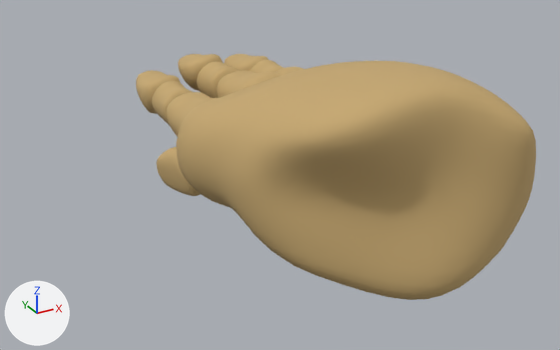
An edit to the OBJ model human_ARM/parts/hand.obj, drawn before and after from the same camera.
One viewpoint serves both versions: a 50 mm lens placed at (-5.42, -5.77, 3.95), pointed at (-0.62, 2.97, -0.42). The axes (+X, +Y, +Z) are drawn at lower left. The lights are the same throughout. Where no turn or scale is listed for an object, it has been applied to the vertices.

The first picture shows 'hand'.
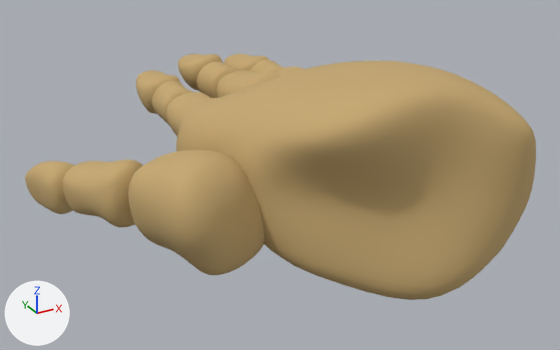
The newer file is also turned or shifted as a whole; pictures and numbers use the older file's frame.

Where the change shows, as pixel boxes (x1, y1, x2, y2) in the pictures (560 x 350 px; the box of a moved part takes in the faces that stretch with it):
'hand', reshaped (28% wider): before (136, 54, 536, 300); after (25, 54, 536, 300)
part 1 of me_hand, moved or reshaped (not visible before): after (128, 150, 265, 275)
part 2 of me_hand, moved or reshaped (not visible before): after (63, 160, 143, 227)
part 3 of me_hand, moved or reshaped: before (156, 147, 201, 196); after (25, 161, 74, 214)

Edits to the bpy script that builds the scene:
```text
Change me_hand:
    where me_hand.from_pydata(...)  # 11080 vertices, 11048 faces; spans x -2.05..1.8, y -0.08..7.01, z -1.09..1.47
    used by ob_hand; location = (0.0, 0.0, 0.0)
    me_hand part 1: the loose piece of 682 vertices spanning x -1.15..0.33, y 0.8..2.5, z -0.78..0.62 is moved by (-1.83, 0.34, 0.0)
    me_hand part 2: the loose piece of 682 vertices spanning x -1.6..-0.62, y 2.39..3.74, z -0.75..0.19 is moved by (-1.83, 0.34, 0.0)
    me_hand part 3: the loose piece of 682 vertices spanning x -1.91..-1.19, y 3.61..4.54, z -0.92..-0.17 is moved by (-1.83, 0.34, 0.0)
```
